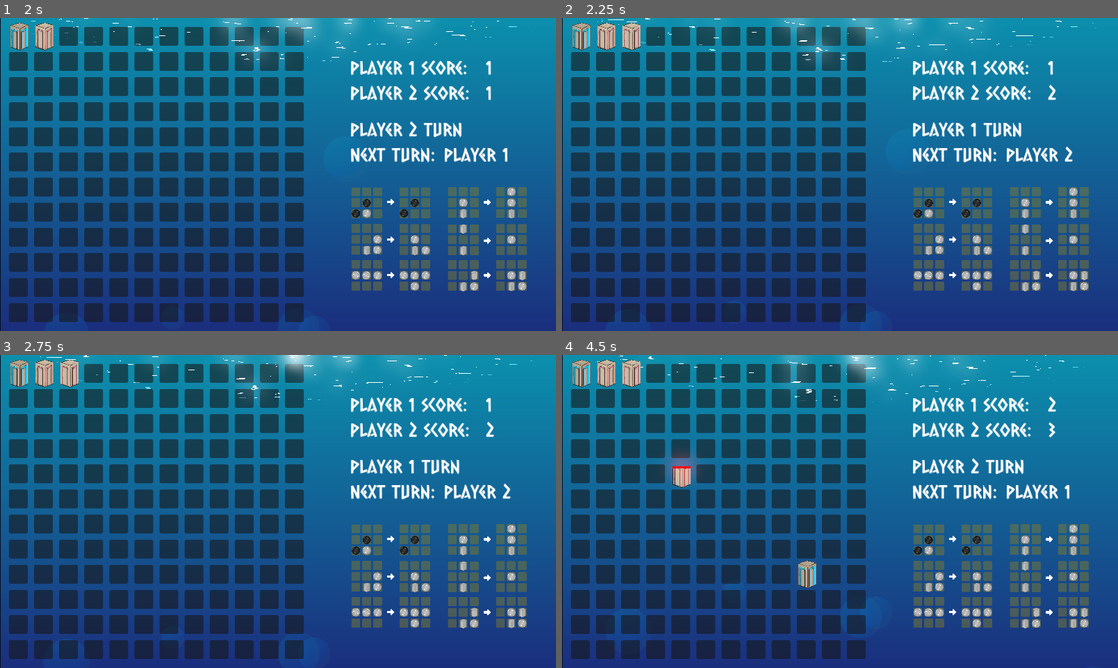
Above: before the commit, frames 1-4 (two rows, left to right).
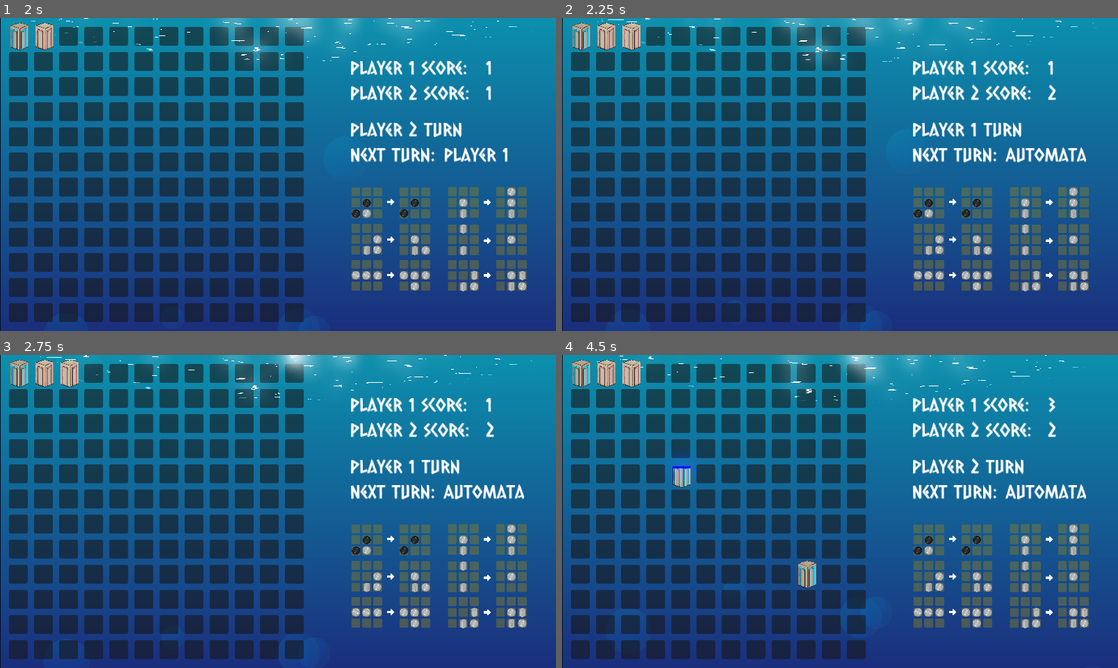
Above: after the commit, the same moments.

Repository: BeadsInCheese/CellularBubbleState
Game: Godot game, scene res://MainGame.tscn
The game is run twice, just before and just after one commit, with the same random seed, the same clock (stepped at 60 frames per second) and the same inputs. This scene is started directly instead of the project's main scene.
Inputs (mouse positions are in pixels of both pictures, inside the frame that each line leads up to):
- Up to frame 1 (2 s): click (16, 36) at 0.52 s; click (44, 36) at 1.27 s
- Up to frame 2 (2.25 s): click (628, 36) at 2.02 s
- Up to frame 3 (2.75 s): no input
- Up to frame 4 (4.5 s): move the mouse to (812, 574) at 2.77 s; hold M 2.78-3.5 s; click (812, 574) at 2.92 s; drag from (1006, 558) to (812, 574) at 3.52 s; move the mouse to (673, 464) at 4.27 s; hold M from 4.28 s (still down); click (673, 464) at 4.42 s

Frame 1 is identical in both runs. In frame 2, 0.4% of the frame differs, in the area x 79-95%, y 40-47%; in frame 3, 0.4%; in frame 4, 1.0%, in the area x 18-95%, y 13-47%.

Commit message:
Set turn-order correctly back to original

Diff:
--- a/gamejam2025/Grid.gd
+++ b/gamejam2025/Grid.gd
@@ -48,8 +48,8 @@
 var announced=false
 func changeTurn()->void:
 	await turnOrder[currentTurn].makeMove(self)
-	#currentTurn = (currentTurn+1) % 6
-	currentTurn = (currentTurn+1) % 4
+	currentTurn = (currentTurn+1) % 6
+	#currentTurn = (currentTurn+1) % 4
 
 	changeTurn()
 
